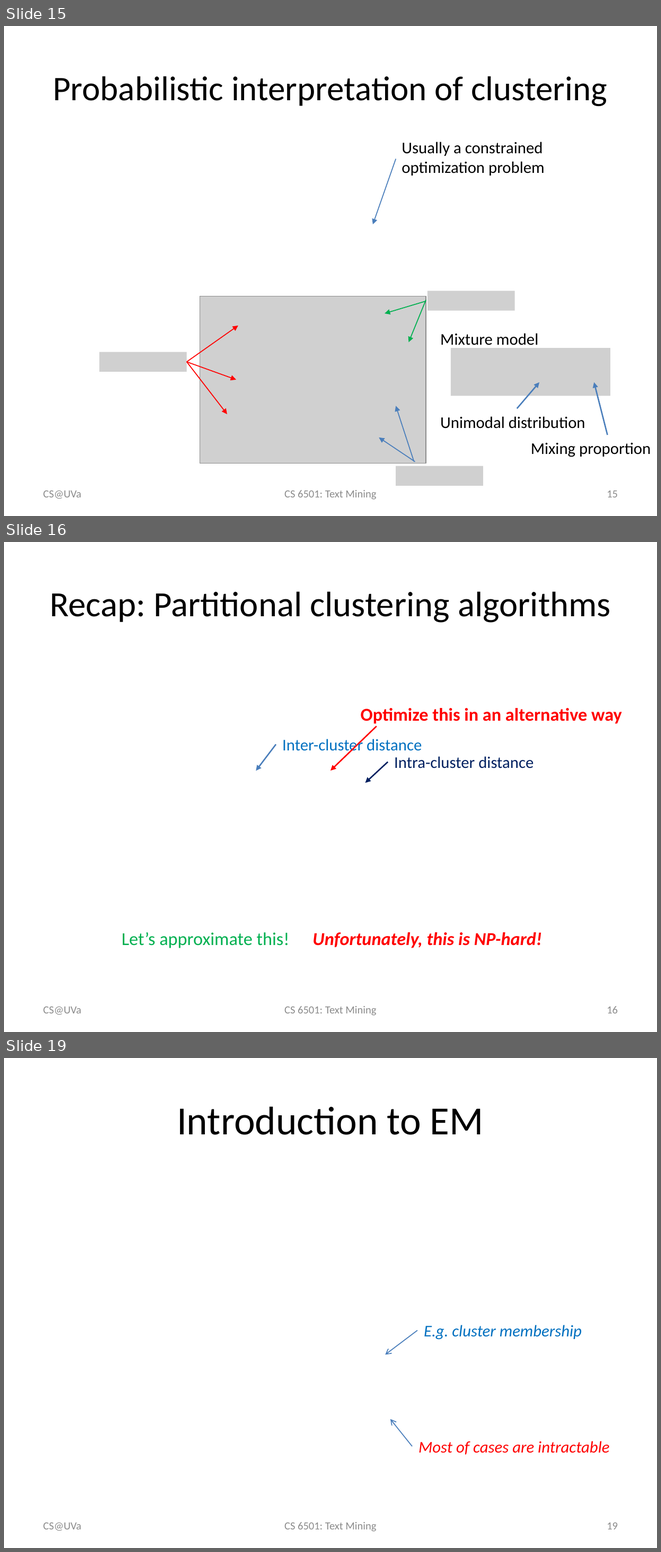
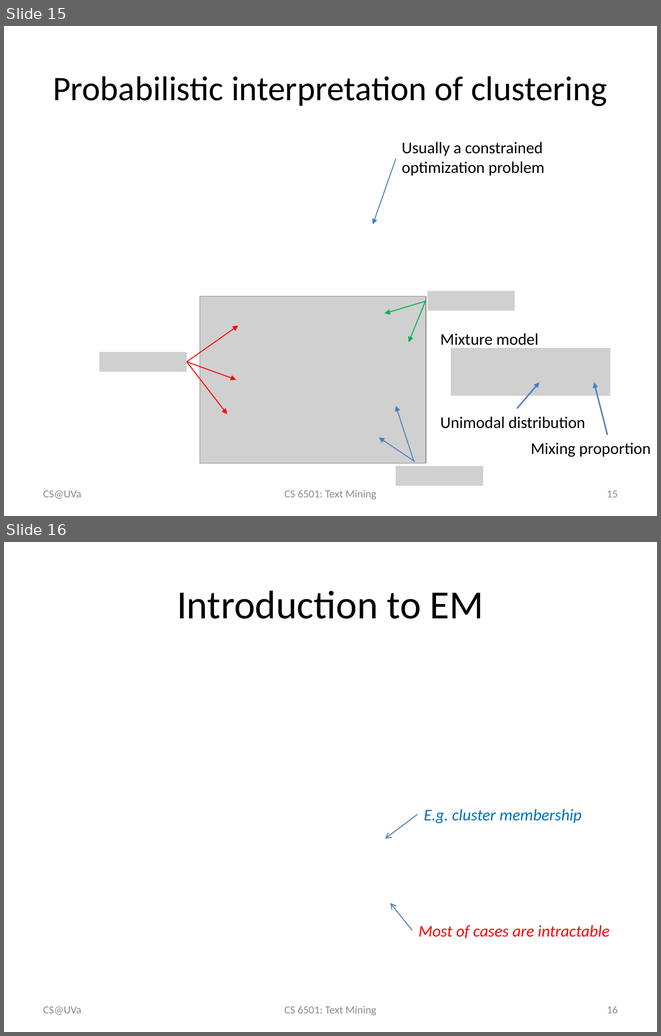
Before and after one commit to wang296/CS6501-Text-Mining, a slide deck: docs/k-means.pptx. Shown one above the other, each under a label of ours: slides 15, 16 and 19 before the commit, slides 15 and 16 after it; the slides between them are not shown. The pictures are 661x1552 and 661x1036 pixels, drawn with LibreOffice and Linux fonts; fonts in the diff are those of the drawing; grey boxes stand for pictures. Boxes give left, top, right and bottom in pixels: in the first picture for what was removed or moved away, otherwise in the second. Text is boxed around its words. In the diff, an @@ line names an element or a change of style, - is before the commit and + after.

Commit message:
text clustering

```diff
--- a/docs/k-means.pptx
+++ b/docs/k-means.pptx
@@ slide 16 removed at box(4, 542, 657, 1032), background #FFFFFF @@
@@ title removed at box(50, 591, 611, 623) @@
-Recap: Partitional clustering algorithms
@@ text removed at box(361, 708, 622, 724) @@
-Optimize this in an alternative way
@@ arrow removed from (376, 726) to (330, 770) @@
@@ arrow removed from (276, 744) to (256, 770) @@
@@ text removed at box(282, 738, 422, 755) @@
-Inter-cluster distance
@@ arrow removed from (388, 762) to (365, 783) @@
@@ text removed at box(394, 756, 533, 768) @@
-Intra-cluster distance
@@ text removed at box(122, 932, 290, 948) @@
-Let’s approximate this!
@@ text removed at box(312, 932, 542, 948) @@
-Unfortunately, this is NP-hard!
@@ text removed at box(43, 1006, 81, 1014) @@
-CS@UVa
@@ text removed at box(284, 1006, 376, 1015) @@
-CS 6501: Text Mining
@@ page number removed at box(607, 1006, 618, 1013) @@
-16
@@ what was slide 19 is now slide 16 @@
@@ page number at box(607, 1006, 618, 1013): text changed @@
-19
+16
```
Also in this commit, not shown: 2 other slides removed, 6 other files.
